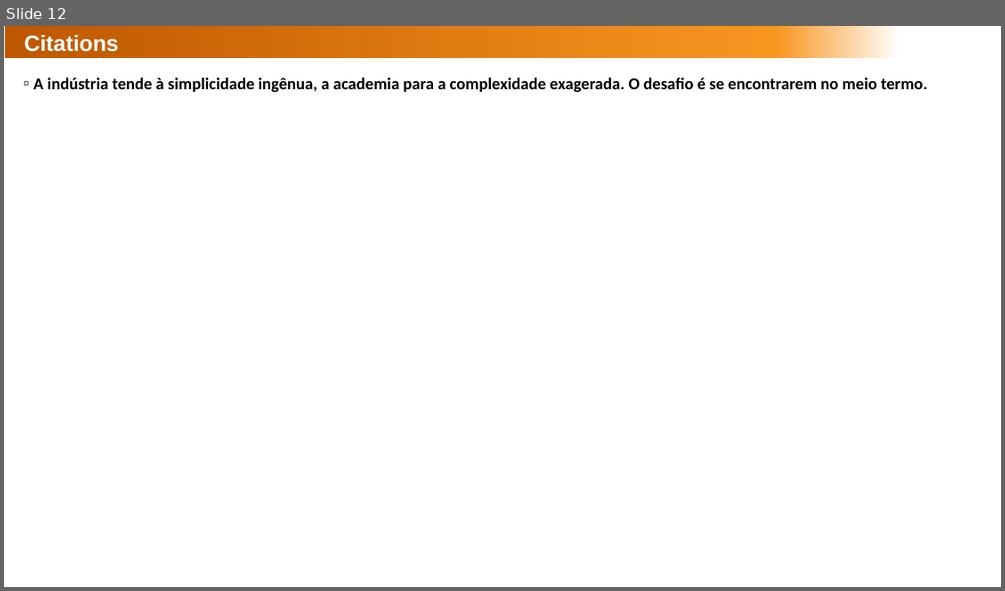
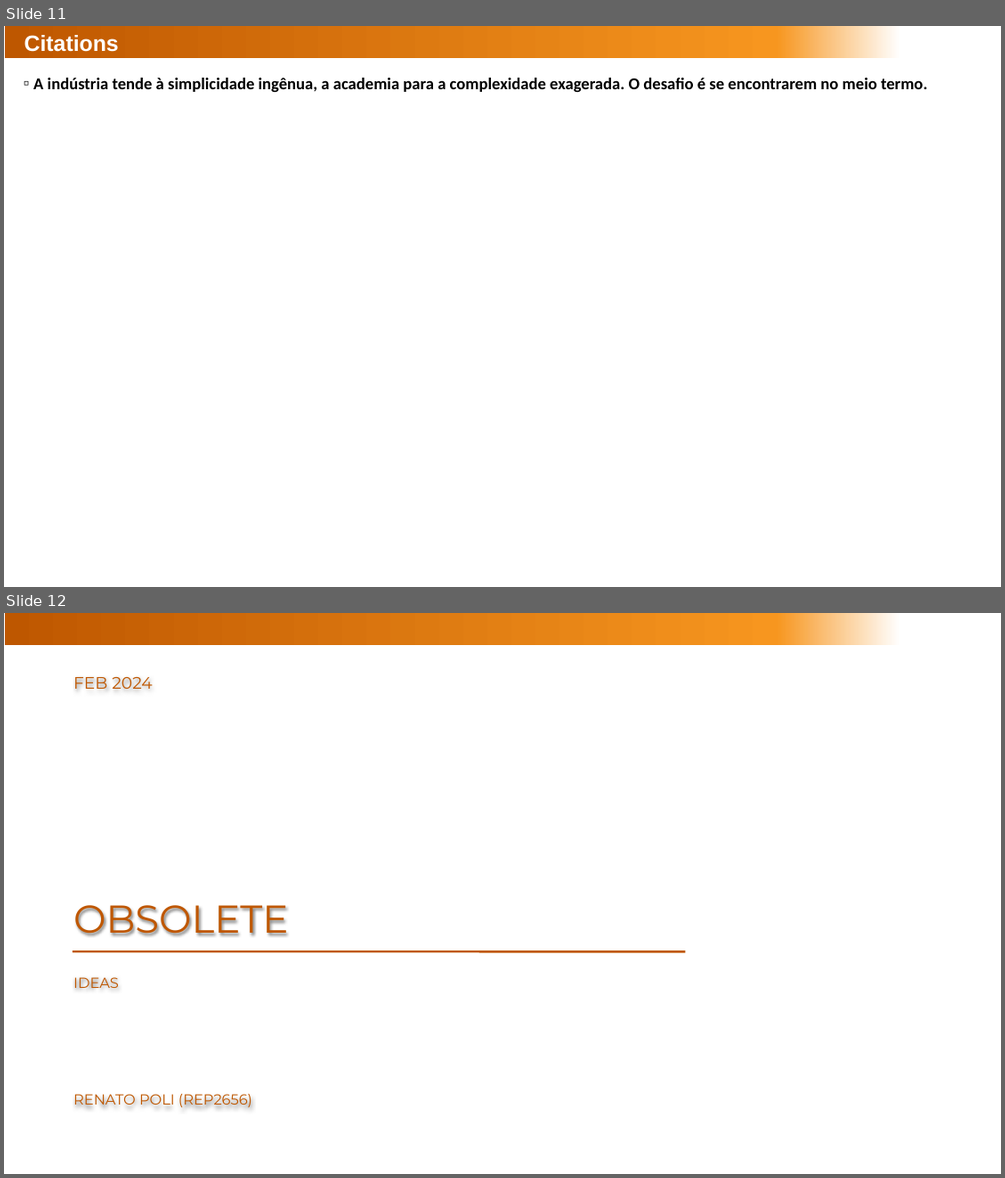
Before and after one commit to rebpoli/Doutorado, a slide deck: Research/2023-12-Research-plan.pptx. Shown one above the other, each under a label of ours: slide 12 before the commit, slides 11 and 12 after it. The pictures are 1005x591 and 1005x1178 pixels, drawn with LibreOffice and Linux fonts; fonts in the diff are those of the drawing; background and template pictures are left out. Boxes give left, top, right and bottom in pixels: in the first picture for what was removed or moved away, otherwise in the second. Text is boxed around its words. In the diff, an @@ line names an element or a change of style, - is before the commit and + after.

```diff
--- a/Research/2023-12-Research-plan.pptx
+++ b/Research/2023-12-Research-plan.pptx
@@ slide 12 added at (x1=4, y1=613, x2=1001, y2=1174), background #FFFFFF; not listed: 4 template elements that a slide beside it also shows @@
@@ text added at (x1=73, y1=677, x2=152, y2=689), 12 pt, text #BF5700 @@
+FEB 2024
@@ title added at (x1=73, y1=905, x2=288, y2=936), 28 pt, text #BF5700 @@
+OBSOLETE
@@ line added from (73, 952) to (685, 952), #BF5700 1.5 pt @@
@@ text added at (x1=73, y1=977, x2=119, y2=988), 10.5 pt, text #BF5700 @@
+IDEAS
@@ text added at (x1=73, y1=1094, x2=252, y2=1107), 10.5 pt, text #BF5700 @@
+RENATO POLI (REP2656)
@@ what was slide 12 is now slide 11 @@
```
Also in this commit, not shown: 1 slide changed, 7 other files.
